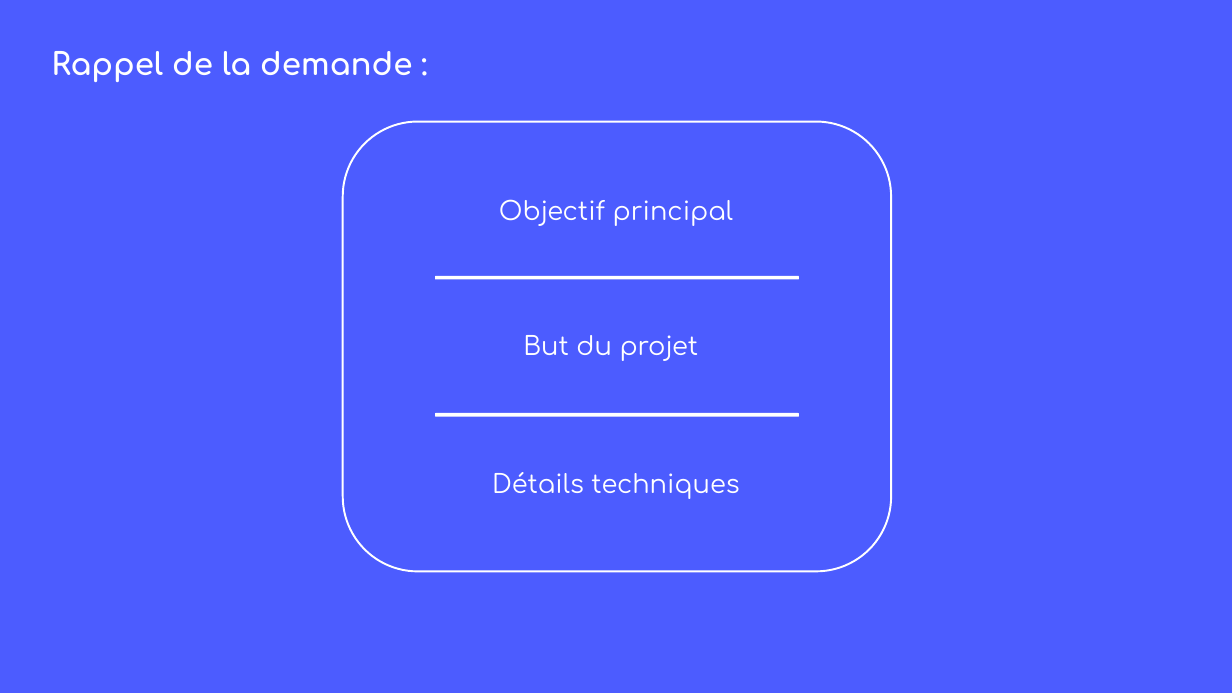
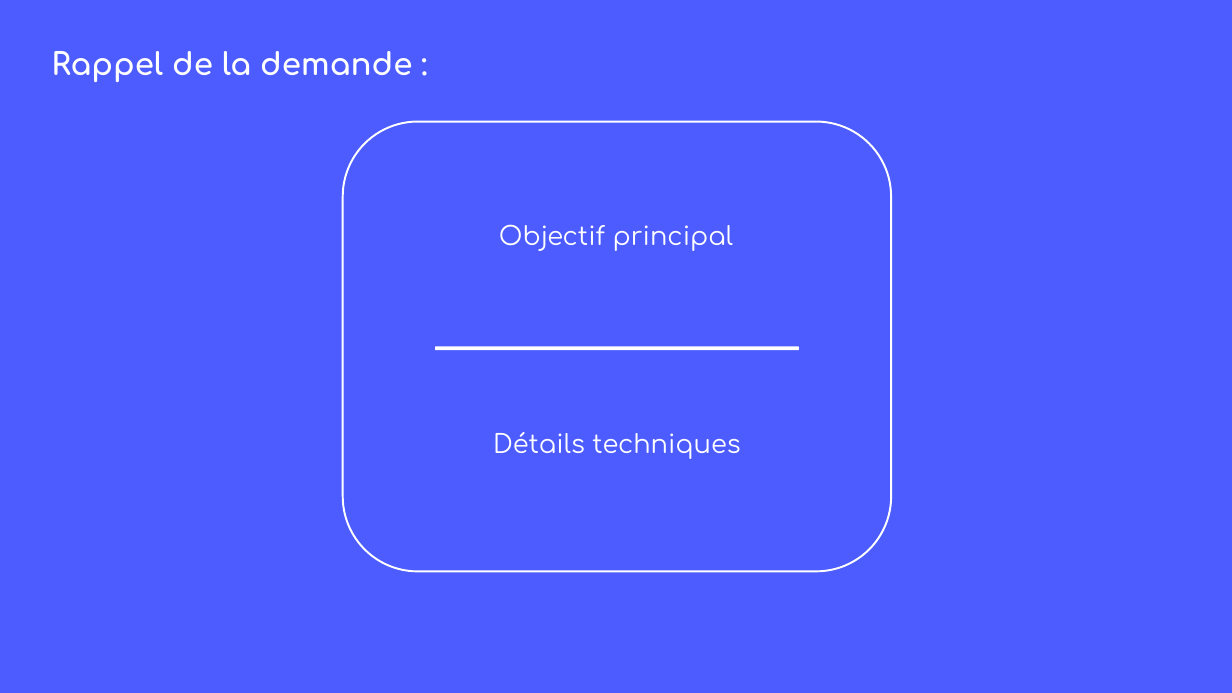
Before and after one commit to rharkor/second-tour, a slide deck: slide 3 of rendu/Réunion2/compte_rendu_presentation.pptx. Drawn at 1232x693 pixels with LibreOffice and Linux fonts; fonts in the diff are those of the drawing. Boxes give left, top, right and bottom in pixels: in the first picture for what was removed or moved away, otherwise in the second. Text is boxed around its words. In the diff, an @@ line names an element or a change of style, - is before the commit and + after.

```diff
--- a/rendu/Réunion2/compte_rendu_presentation.pptx
+++ b/rendu/Réunion2/compte_rendu_presentation.pptx
@@ text "Objectif principal": place and size @@
-text "Objectif principal" at <box>499,199,733,226</box>
+text "Objectif principal" at <box>499,224,733,251</box>
@@ rounded rectangle: place and size @@
-rounded rectangle at <box>435,276,799,280</box>
+rounded rectangle at <box>435,347,799,350</box>
@@ text removed at <box>523,335,699,361</box> @@
-But du projet
@@ rounded rectangle removed at <box>435,413,799,417</box> @@
@@ text "Détails techniques": place and size @@
-text "Détails techniques" at <box>492,472,739,499</box>
+text "Détails techniques" at <box>493,432,740,459</box>
```
Also in this commit, not shown: 3 other slides changed, 13 other files.
